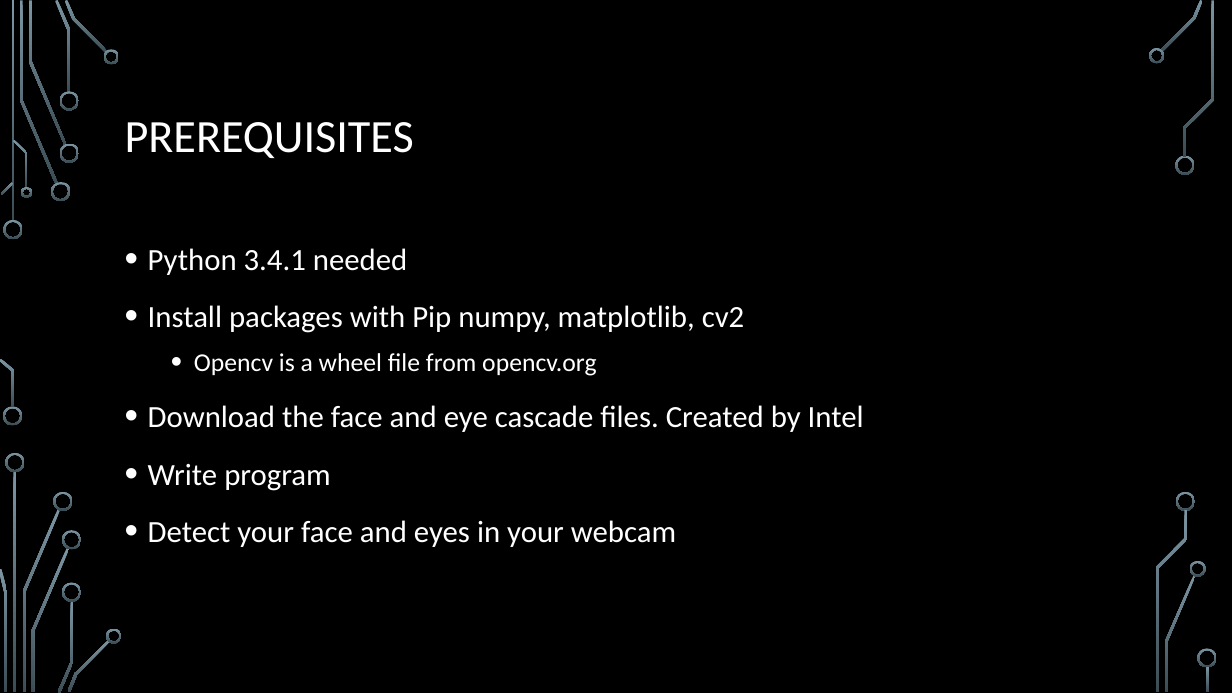
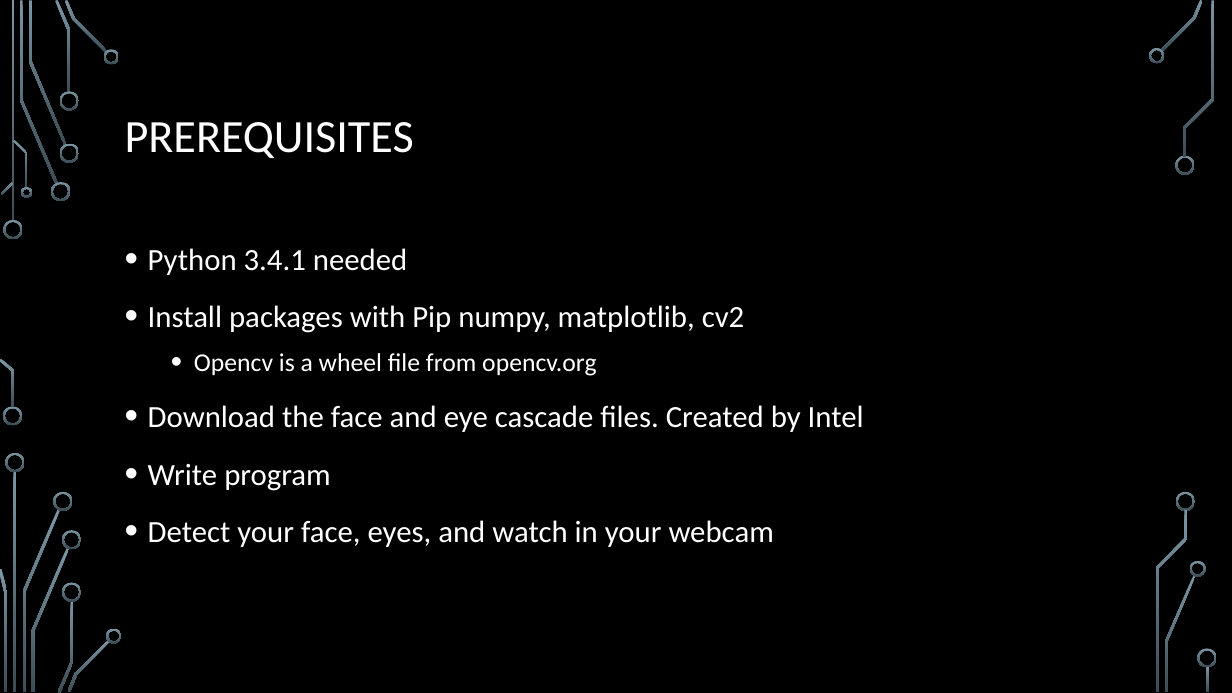
Before and after one commit to KnowledgeMavens/Science-Tech, a slide deck: slide 2 of Python Computer Vision 03-17-17/OpenCV.pptx. Drawn at 1232x693 pixels with LibreOffice and Linux fonts; fonts in the diff are those of the drawing; background and template pictures are left out. Boxes give left, top, right and bottom in pixels: in the first picture for what was removed or moved away, otherwise in the second. Text is boxed around its words. In the diff, an @@ line names an element or a change of style, - is before the commit and + after.

```diff
--- a/Python Computer Vision 03-17-17/OpenCV.pptx
+++ b/Python Computer Vision 03-17-17/OpenCV.pptx
@@ text at box(148, 520, 774, 547): text changed @@
-• Detect your face and eyes in your webcam
+• Detect your face, eyes, and watch in your webcam
```
Also in this commit, not shown: 1 other slide changed, 2 slides added, 1 slide removed, 10 other files.
